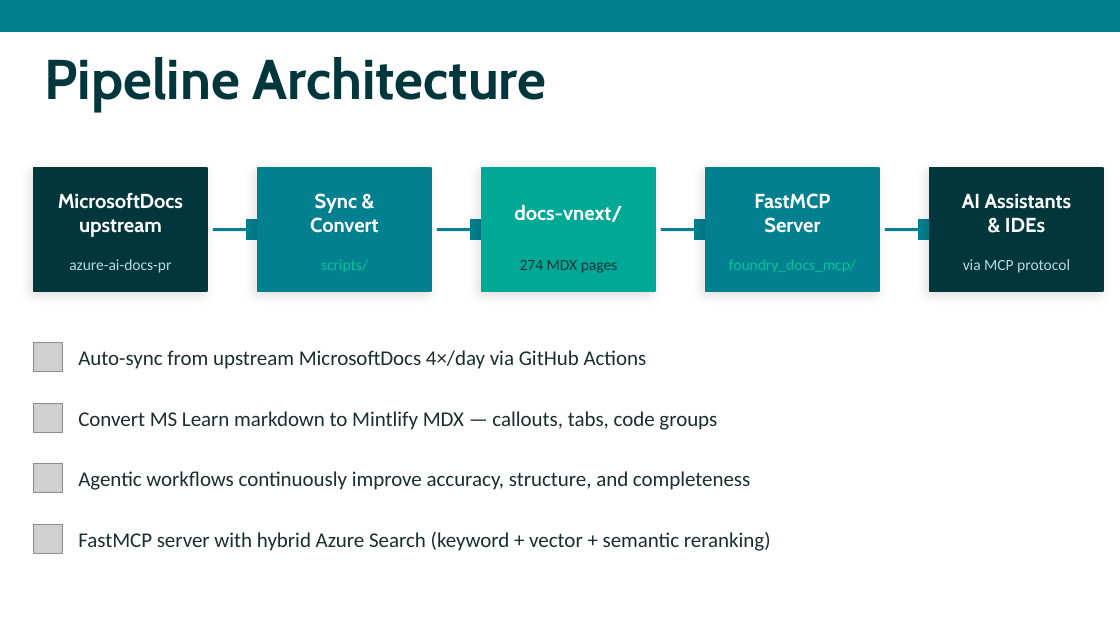
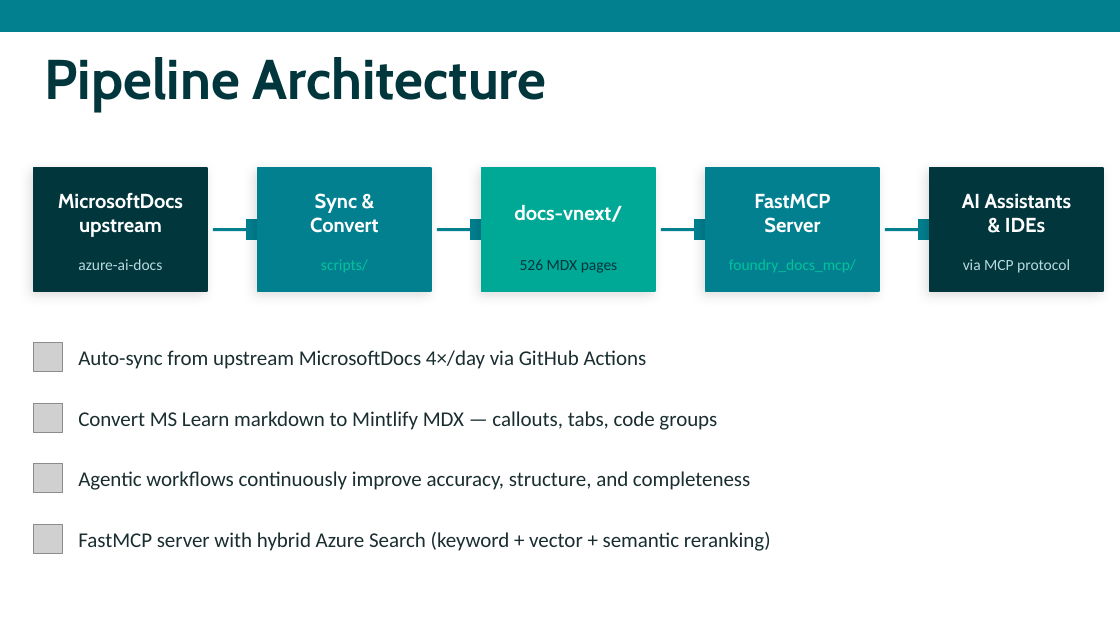
Before and after one commit to nicholasdbrady/foundry-docs, a slide deck: slide 3 of slides/foundry-docs-overview.pptx. Drawn at 1120x630 pixels with LibreOffice and Linux fonts; fonts in the diff are those of the drawing; grey boxes stand for pictures. Boxes give left, top, right and bottom in pixels: in the first picture for what was removed or moved away, otherwise in the second. Text is boxed around its words. In the diff, an @@ line names an element or a change of style, - is before the commit and + after.

```diff
--- a/slides/foundry-docs-overview.pptx
+++ b/slides/foundry-docs-overview.pptx
@@ text at (78, 259, 162, 270): text changed @@
-azure-ai-docs-pr
+azure-ai-docs
@@ text at (520, 259, 618, 273): text changed @@
-274 MDX pages
+526 MDX pages
```
Also in this commit, not shown: 7 other slides changed, 4 slides added, 1 slide removed, 1 other file.
